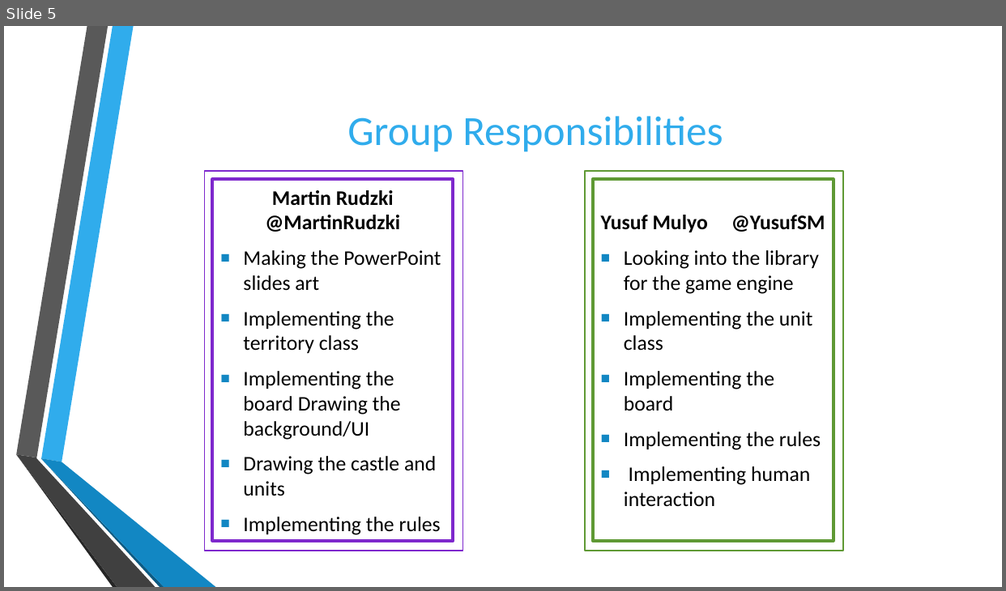
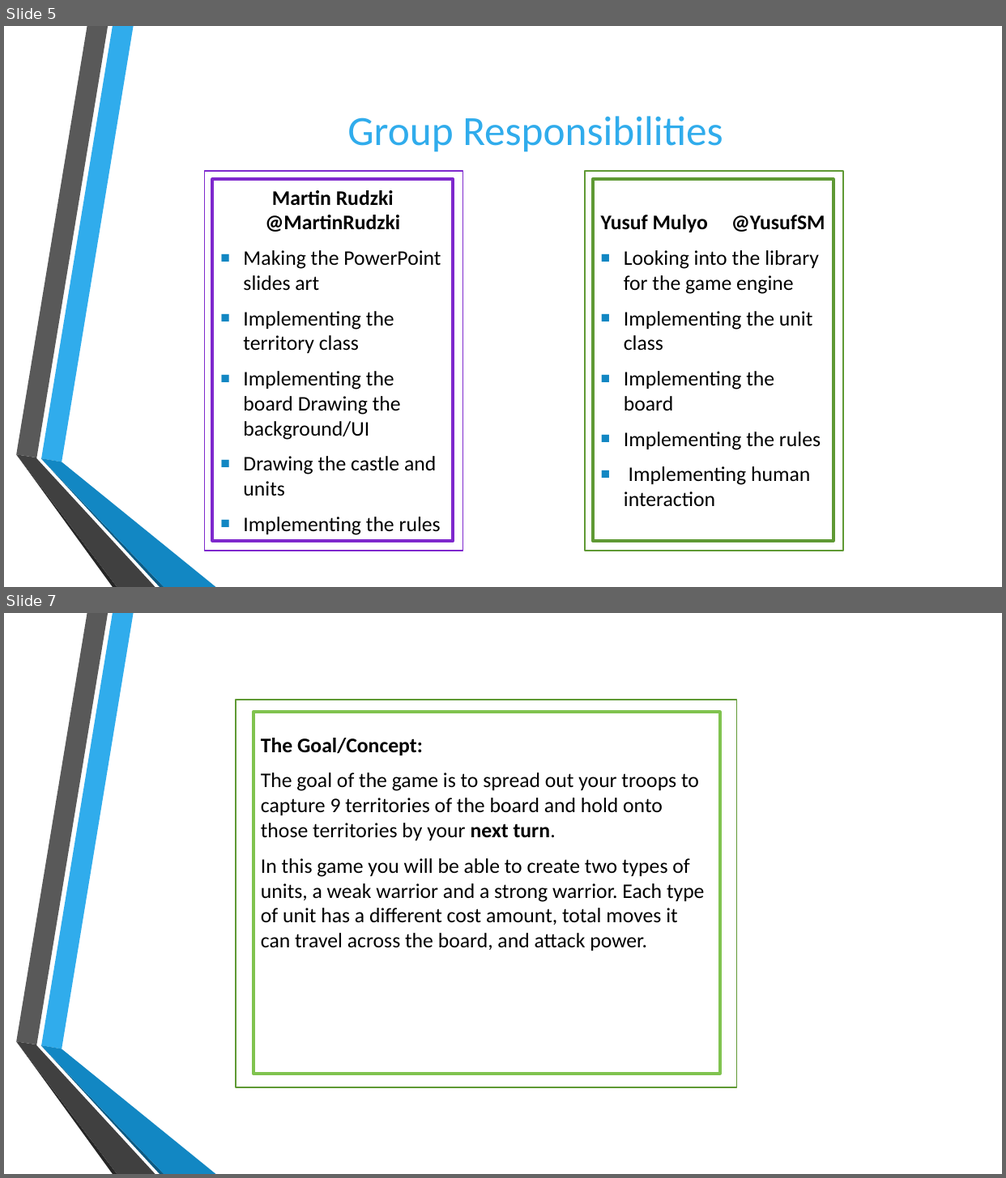
Before and after one commit to oplS16projects/Martin-and-Mulyo-RacketFantasy, a slide deck: RacketProject.pptx. Shown one above the other, each under a label of ours: slide 5 before the commit, slides 5 and 7 after it; the slides between them are not shown. The pictures are 1006x591 and 1006x1178 pixels, drawn with LibreOffice and Linux fonts; fonts in the diff are those of the drawing; background and template pictures are left out. Boxes give left, top, right and bottom in pixels: in the first picture for what was removed or moved away, otherwise in the second. Text is boxed around its words. In the diff, an @@ line names an element or a change of style, - is before the commit and + after.

```diff
--- a/RacketProject.pptx
+++ b/RacketProject.pptx
@@ slide 7 added at [4, 613, 1002, 1174], background picture (left out); not listed: 6 template elements that a slide beside it also shows @@
@@ rectangle added at [236, 700, 737, 1088], fill #FFFFFF, outline #5F9934 1.25 pt @@
@@ rectangle added at [253, 712, 720, 1073], outline #80C34F 3 pt, 20 pt, text #000000 @@
+The Goal/Concept:
+The goal of the game is to spread out your troops to capture 9 territories of the board and hold onto those territories by your next turn.
+In this game you will be able to create two types of units, a weak warrior and a strong warrior. Each type of unit has a different cost amount, total moves it can travel across the board, and attack power.
```
Also in this commit, not shown: 2 other slides added, 11 other files.
